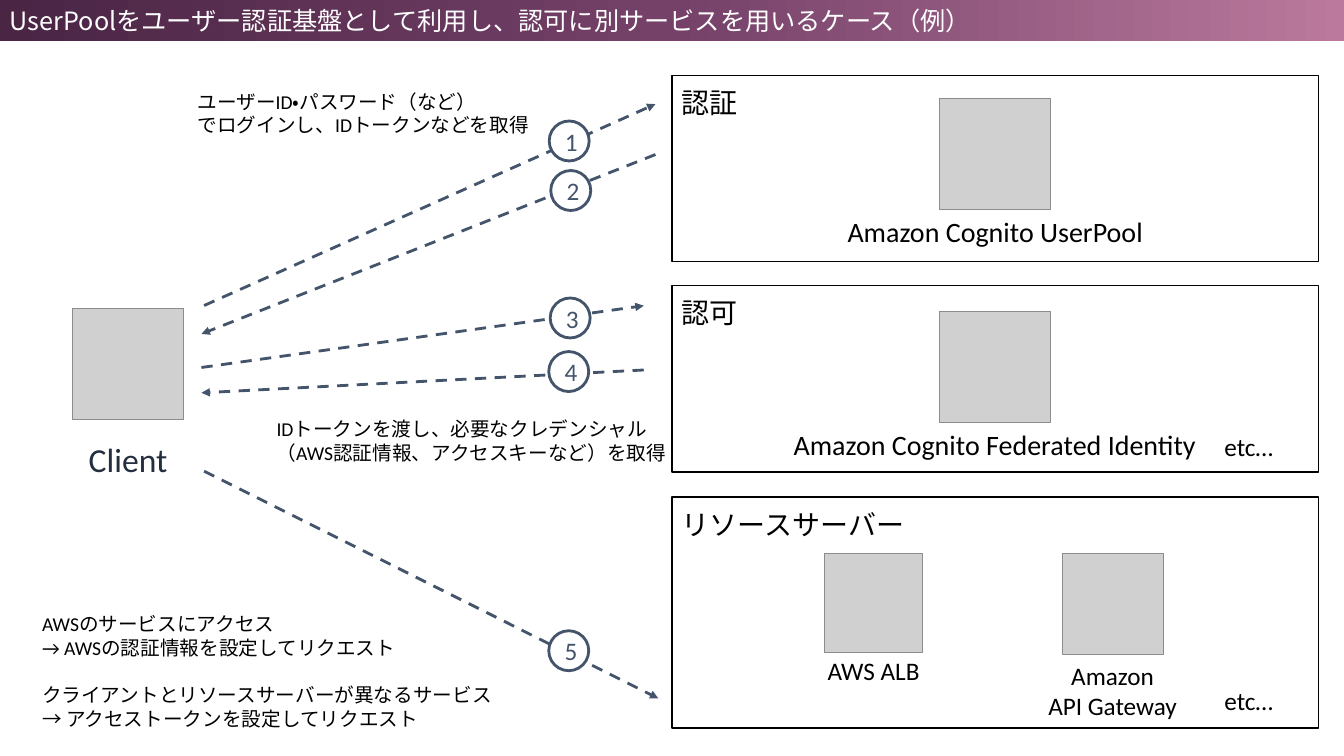
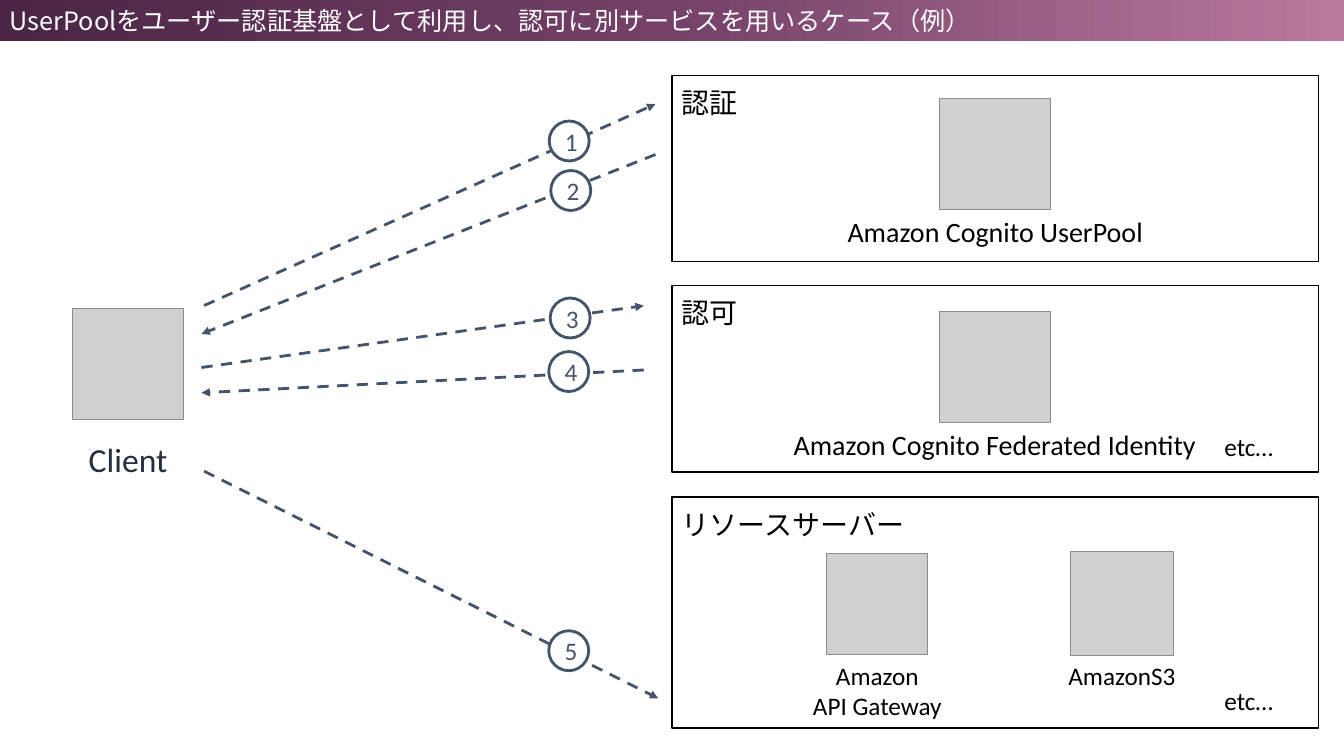
Before and after one commit to xhiroga/cognito-userpool-in-action, a slide deck: slide 2 of images/figures.pptx. Drawn at 1344x756 pixels with LibreOffice and Linux fonts; fonts in the diff are those of the drawing; grey boxes stand for pictures. Boxes give left, top, right and bottom in pixels: in the first picture for what was removed or moved away, otherwise in the second. Text is boxed around its words. In the diff, an @@ line names an element or a change of style, - is before the commit and + after.

```diff
--- a/images/figures.pptx
+++ b/images/figures.pptx
@@ text removed at (x1=198, y1=92, x2=529, y2=134) @@
-ユーザーID・パスワード（など）
-でログインし、IDトークンなどを取得
@@ text removed at (x1=277, y1=420, x2=666, y2=462) @@
-IDトークンを渡し、必要なクレデンシャル
-（AWS認証情報、アクセスキーなど）を取得
@@ picture removed at (x1=825, y1=554, x2=924, y2=652) @@
@@ picture moved from (x1=1063, y1=554, x2=1164, y2=654) to (x1=827, y1=554, x2=928, y2=654) @@
@@ picture added at (x1=1071, y1=552, x2=1175, y2=655) @@
@@ text removed at (x1=42, y1=615, x2=492, y2=728) @@
-AWSのサービスにアクセス
-→ AWSの認証情報を設定してリクエスト
-クライアントとリソースサーバーが異なるサービス
-→ アクセストークンを設定してリクエスト
@@ text "Amazon" moved from (x1=1048, y1=668, x2=1177, y2=719) to (x1=813, y1=668, x2=942, y2=719) @@
@@ text removed at (x1=828, y1=663, x2=920, y2=680) @@
-AWS ALB
@@ text added at (x1=1068, y1=668, x2=1175, y2=686), 18 pt, text #000000 @@
+AmazonS3
```
Also in this commit, not shown: 2 other files.
